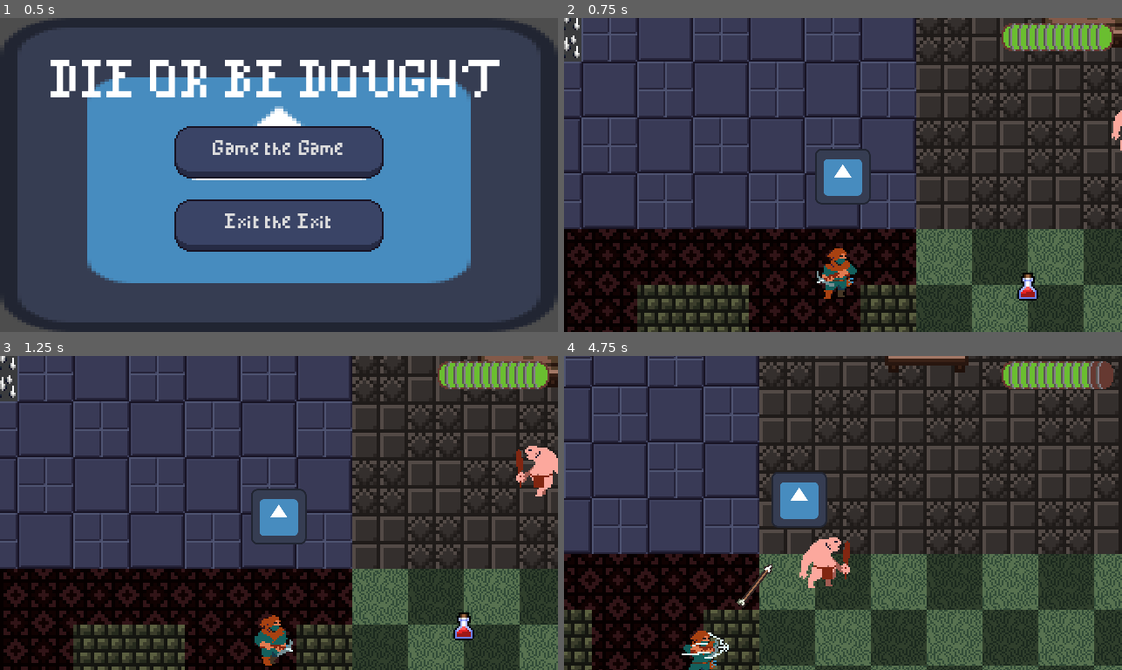
Above: before the commit, frames 1-4 (two rows, left to right).
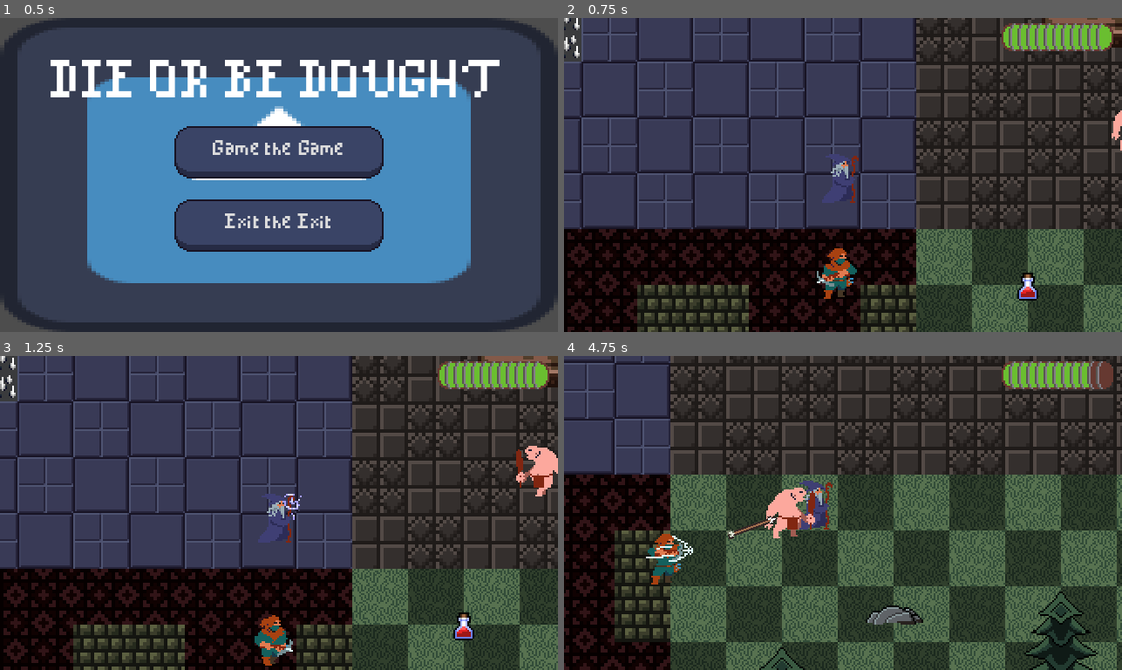
Above: after the commit, the same moments.

Repository: KxUgh/48h-game-jam-game
Game: Godot game, scene res://scenes/main_menu.tscn
Two runs of this game, one before a commit and one after it. Both use one fixed random seed, a clock stepped at 60 frames per second and the inputs below. The engine's default icon, where the game draws it, is replaced by a stand-in: a white triangle on a blue panel in a dark square.
Inputs (mouse positions are in pixels of both pictures, inside the frame that each line leads up to):
- Up to frame 1 (0.5 s): no input
- Up to frame 2 (0.75 s): click "Game the Game" at 0.5 s
- Up to frame 3 (1.25 s): no input
- Up to frame 4 (4.75 s): move the mouse to (965, 497) at 1.27 s; hold D (right) 1.28-2.03 s; click (965, 497) at 1.35 s; move the mouse to (731, 528) at 2.02 s; hold S (down) 2.03-2.78 s; click (731, 528) at 2.1 s; move the mouse to (898, 443) at 2.77 s; hold D (right) 2.78-3.53 s; click (898, 443) at 2.85 s; move the mouse to (815, 575) at 3.52 s; hold W (up) 3.53-4.28 s; click (815, 575) at 3.6 s; move the mouse to (1010, 560) at 4.27 s; hold A (left) from 4.28 s (still down); click (1010, 560) at 4.35 s

Frame 1 is identical in both runs. In frame 2, 1.2% of the frame differs, in the area x 45-55%, y 41-60%; in frame 3, 1.2%; in frame 4, 59%, in the area x 0-100%, y 0-100%.

Commit message:
player animations

Diff:
--- a/scenes/beam.tscn
+++ b/scenes/beam.tscn
@@ -4,8 +4,8 @@
 [ext_resource type="Texture2D" uid="uid://d1s8lhlk85jrv" path="res://assets/beam.png" id="2_r0k81"]
 
 [sub_resource type="CapsuleShape2D" id="CapsuleShape2D_ooub3"]
-radius = 9.0
-height = 18.0
+radius = 12.0
+height = 24.0
 
 [sub_resource type="AtlasTexture" id="AtlasTexture_l7tpo"]
 atlas = ExtResource("2_r0k81")
--- a/scenes/player.tscn
+++ b/scenes/player.tscn
@@ -1,18 +1,185 @@
-[gd_scene load_steps=5 format=3 uid="uid://by2vub21vtxyo"]
+[gd_scene load_steps=29 format=3 uid="uid://by2vub21vtxyo"]
 
 [ext_resource type="Script" path="res://scripts/player.gd" id="1_8x3jl"]
-[ext_resource type="Texture2D" uid="uid://o68a8bjvx1yl" path="res://assets/icon.svg" id="2_ur10b"]
 [ext_resource type="PackedScene" uid="uid://dh13r0t68njda" path="res://scenes/wand.tscn" id="3_088xm"]
+[ext_resource type="Texture2D" uid="uid://dcjk81sobxmie" path="res://assets/wizard_attack.png" id="4_dqlru"]
+[ext_resource type="Texture2D" uid="uid://ds1vyfd27loed" path="res://assets/wizard_hit.png" id="5_2xg0t"]
+[ext_resource type="Texture2D" uid="uid://d0yd06dkvboxb" path="res://assets/wizard_idle.png" id="6_hw0bk"]
+[ext_resource type="Texture2D" uid="uid://5eusb52m6jhx" path="res://assets/wizard_walk.png" id="7_c4yfs"]
 
 [sub_resource type="CapsuleShape2D" id="CapsuleShape2D_uqn3e"]
-radius = 16.0
-height = 32.0
-
-[node name="Player" type="CharacterBody2D" node_paths=PackedStringArray("wand") groups=["Players"]]
+radius = 6.0
+height = 25.0
+
+[sub_resource type="AtlasTexture" id="AtlasTexture_vdxni"]
+atlas = ExtResource("4_dqlru")
+region = Rect2(0, 0, 32, 32)
+
+[sub_resource type="AtlasTexture" id="AtlasTexture_8kaax"]
+atlas = ExtResource("4_dqlru")
+region = Rect2(32, 0, 32, 32)
+
+[sub_resource type="AtlasTexture" id="AtlasTexture_jxhcp"]
+atlas = ExtResource("4_dqlru")
+region = Rect2(64, 0, 32, 32)
+
+[sub_resource type="AtlasTexture" id="AtlasTexture_a8628"]
+atlas = ExtResource("4_dqlru")
+region = Rect2(96, 0, 32, 32)
+
+[sub_resource type="AtlasTexture" id="AtlasTexture_05s0h"]
+atlas = ExtResource("4_dqlru")
+region = Rect2(128, 0, 32, 32)
+
+[sub_resource type="AtlasTexture" id="AtlasTexture_s5h24"]
+atlas = ExtResource("5_2xg0t")
+region = Rect2(0, 0, 32, 32)
+
+[sub_resource type="AtlasTexture" id="AtlasTexture_ei75m"]
+atlas = ExtResource("5_2xg0t")
+region = Rect2(32, 0, 32, 32)
+
+[sub_resource type="AtlasTexture" id="AtlasTexture_f3ys2"]
+atlas = ExtResource("5_2xg0t")
+region = Rect2(64, 0, 32, 32)
+
+[sub_resource type="AtlasTexture" id="AtlasTexture_6ekmu"]
+atlas = ExtResource("5_2xg0t")
+region = Rect2(96, 0, 32, 32)
+
+[sub_resource type="AtlasTexture" id="AtlasTexture_po5ne"]
+atlas = ExtResource("5_2xg0t")
+region = Rect2(128, 0, 32, 32)
+
+[sub_resource type="AtlasTexture" id="AtlasTexture_emkgt"]
+atlas = ExtResource("6_hw0bk")
+region = Rect2(0, 0, 32, 32)
+
+[sub_resource type="AtlasTexture" id="AtlasTexture_yq8ie"]
+atlas = ExtResource("6_hw0bk")
+region = Rect2(32, 0, 32, 32)
+
+[sub_resource type="AtlasTexture" id="AtlasTexture_nqshc"]
+atlas = ExtResource("6_hw0bk")
+region = Rect2(64, 0, 32, 32)
+
+[sub_resource type="AtlasTexture" id="AtlasTexture_w0sh7"]
+atlas = ExtResource("6_hw0bk")
+region = Rect2(96, 0, 32, 32)
+
+[sub_resource type="AtlasTexture" id="AtlasTexture_trv2e"]
+atlas = ExtResource("6_hw0bk")
+region = Rect2(128, 0, 32, 32)
+
+[sub_resource type="AtlasTexture" id="AtlasTexture_aqnuk"]
+atlas = ExtResource("6_hw0bk")
+region = Rect2(160, 0, 32, 32)
+
+[sub_resource type="AtlasTexture" id="AtlasTexture_d3s8t"]
+atlas = ExtResource("7_c4yfs")
+region = Rect2(0, 0, 32, 32)
+
+[sub_resource type="AtlasTexture" id="AtlasTexture_0iki1"]
+atlas = ExtResource("7_c4yfs")
+region = Rect2(32, 0, 32, 32)
+
+[sub_resource type="AtlasTexture" id="AtlasTexture_aft78"]
+atlas = ExtResource("7_c4yfs")
+region = Rect2(64, 0, 32, 32)
+
+[sub_resource type="AtlasTexture" id="AtlasTexture_ci2n3"]
+atlas = ExtResource("7_c4yfs")
+region = Rect2(96, 0, 32, 32)
+
+[sub_resource type="SpriteFrames" id="SpriteFrames_wmhf5"]
+animations = [{
+"frames": [{
+"duration": 1.0,
+"texture": SubResource("AtlasTexture_vdxni")
+}, {
+"duration": 1.0,
+"texture": SubResource("AtlasTexture_8kaax")
+}, {
+"duration": 1.0,
+"texture": SubResource("AtlasTexture_jxhcp")
+}, {
+"duration": 1.0,
+"texture": SubResource("AtlasTexture_a8628")
+}, {
+"duration": 1.0,
+"texture": SubResource("AtlasTexture_05s0h")
+}],
+"loop": false,
+"name": &"attack",
+"speed": 5.0
+}, {
+"frames": [{
+"duration": 1.0,
+"texture": SubResource("AtlasTexture_s5h24")
+}, {
+"duration": 1.0,
+"texture": SubResource("AtlasTexture_ei75m")
+}, {
+"duration": 1.0,
+"texture": SubResource("AtlasTexture_f3ys2")
+}, {
+"duration": 1.0,
+"texture": SubResource("AtlasTexture_6ekmu")
+}, {
+"duration": 1.0,
+"texture": SubResource("AtlasTexture_po5ne")
+}],
+"loop": false,
+"name": &"hit",
+"speed": 10.0
+}, {
+"frames": [{
+"duration": 1.0,
+"texture": SubResource("AtlasTexture_emkgt")
+}, {
+"duration": 1.0,
+"texture": SubResource("AtlasTexture_yq8ie")
+}, {
+"duration": 1.0,
+"texture": SubResource("AtlasTexture_nqshc")
+}, {
+"duration": 1.0,
+"texture": SubResource("AtlasTexture_w0sh7")
+}, {
+"duration": 1.0,
+"texture": SubResource("AtlasTexture_trv2e")
+}, {
+"duration": 1.0,
+"texture": SubResource("AtlasTexture_aqnuk")
+}],
+"loop": true,
+"name": &"idle",
+"speed": 5.0
+}, {
+"frames": [{
+"duration": 1.0,
+"texture": SubResource("AtlasTexture_d3s8t")
+}, {
+"duration": 1.0,
+"texture": SubResource("AtlasTexture_0iki1")
+}, {
+"duration": 1.0,
+"texture": SubResource("AtlasTexture_aft78")
+}, {
+"duration": 1.0,
+"texture": SubResource("AtlasTexture_ci2n3")
+}],
+"loop": true,
+"name": &"walk",
+"speed": 5.0
+}]
+
+[node name="Player" type="CharacterBody2D" node_paths=PackedStringArray("sprite", "wand") groups=["Players"]]
 collision_layer = 2
 collision_mask = 5
 motion_mode = 1
 script = ExtResource("1_8x3jl")
+sprite = NodePath("AnimatedSprite2D")
 wand = NodePath("Wand")
 base_speed = 100.0
 acceleration = 12.0
@@ -22,12 +189,14 @@
 damage_delay = 1.0
 
 [node name="CollisionShape2D" type="CollisionShape2D" parent="."]
+position = Vector2(-1, 0)
 shape = SubResource("CapsuleShape2D_uqn3e")
-
-[node name="Sprite2D" type="Sprite2D" parent="."]
-scale = Vector2(0.25, 0.25)
-texture = ExtResource("2_ur10b")
 
 [node name="Wand" parent="." node_paths=PackedStringArray("weapon_owner") instance=ExtResource("3_088xm")]
 weapon_owner = NodePath("..")
 damage = 5.0
+
+[node name="AnimatedSprite2D" type="AnimatedSprite2D" parent="."]
+sprite_frames = SubResource("SpriteFrames_wmhf5")
+animation = &"hit"
+autoplay = "idle"
--- a/scripts/player.gd
+++ b/scripts/player.gd
@@ -4,6 +4,7 @@
 signal health_changed()
 signal player_died()
 
+@export var sprite: AnimatedSprite2D
 @export var wand: Weapon
 @export var base_speed: float
 @export var acceleration: float
@@ -11,6 +12,9 @@
 
 @onready var since_last_cast: float = casting_time
 @onready var speed = base_speed
+
+func _ready() -> void:
+	since_last_attack = 0
 
 func _physics_process(delta: float) -> void:
 	super(delta)
@@ -23,7 +27,17 @@
 
 	velocity = lerp(velocity,speed * direction,acceleration * delta)
 
+	var dir_to_mouse = position.direction_to(get_global_mouse_position())
+
+	if dir_to_mouse.x != 0:
+		sprite.scale.x = sign(dir_to_mouse.x)
+	if velocity.length() > 0:
+		request_animation_change("walk")
+	else:
+		request_animation_change("idle")
+
 	if Input.is_action_just_pressed("attack") and can_attack():
+		request_animation_change("attack")
 		wand.attack(position,get_global_mouse_position())
 		since_last_cast = 0
 		since_last_attack = 0
@@ -33,6 +47,7 @@
 func take_damage(damage: float) -> bool:
 	if not super(damage):
 		return false
+	request_animation_change("hit")
 	health -= damage
 	health = clampf(health,0,max_health)
 	health_changed.emit()
@@ -53,3 +68,16 @@
 		speed = base_speed * 0.3
 	else:
 		speed = base_speed
+
+func request_animation_change(requested_animation: String) -> void:
+	var unskippable_anims: Array[String] = ["attack","hit"]
+	var override_anims: Array[String] = ["attack"]
+	if not sprite.is_playing():
+		sprite.play(requested_animation)
+		return
+	if requested_animation in override_anims:
+		sprite.play(requested_animation)
+		return
+	if sprite.animation not in unskippable_anims:
+		sprite.play(requested_animation)
+		return
Binary file added: assets/wizard_attack.png
Not shown, added: assets/wizard_attack.png.import
Binary file added: assets/wizard_hit.png
Not shown, added: assets/wizard_hit.png.import
Binary file added: assets/wizard_idle.png
Not shown, added: assets/wizard_idle.png.import
Binary file added: assets/wizard_walk.png
Not shown, added: assets/wizard_walk.png.import
Not shown, added: export_presets.cfg
Not shown: 1 places in scenes/caveman.tscn that only renumber resources
